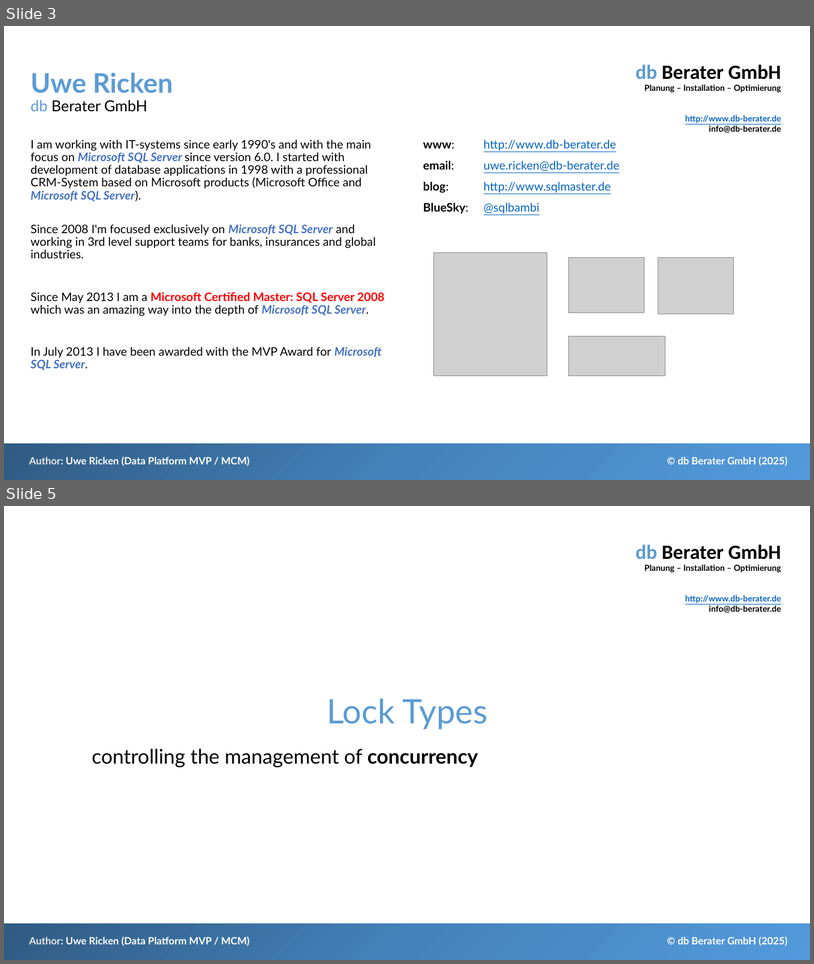
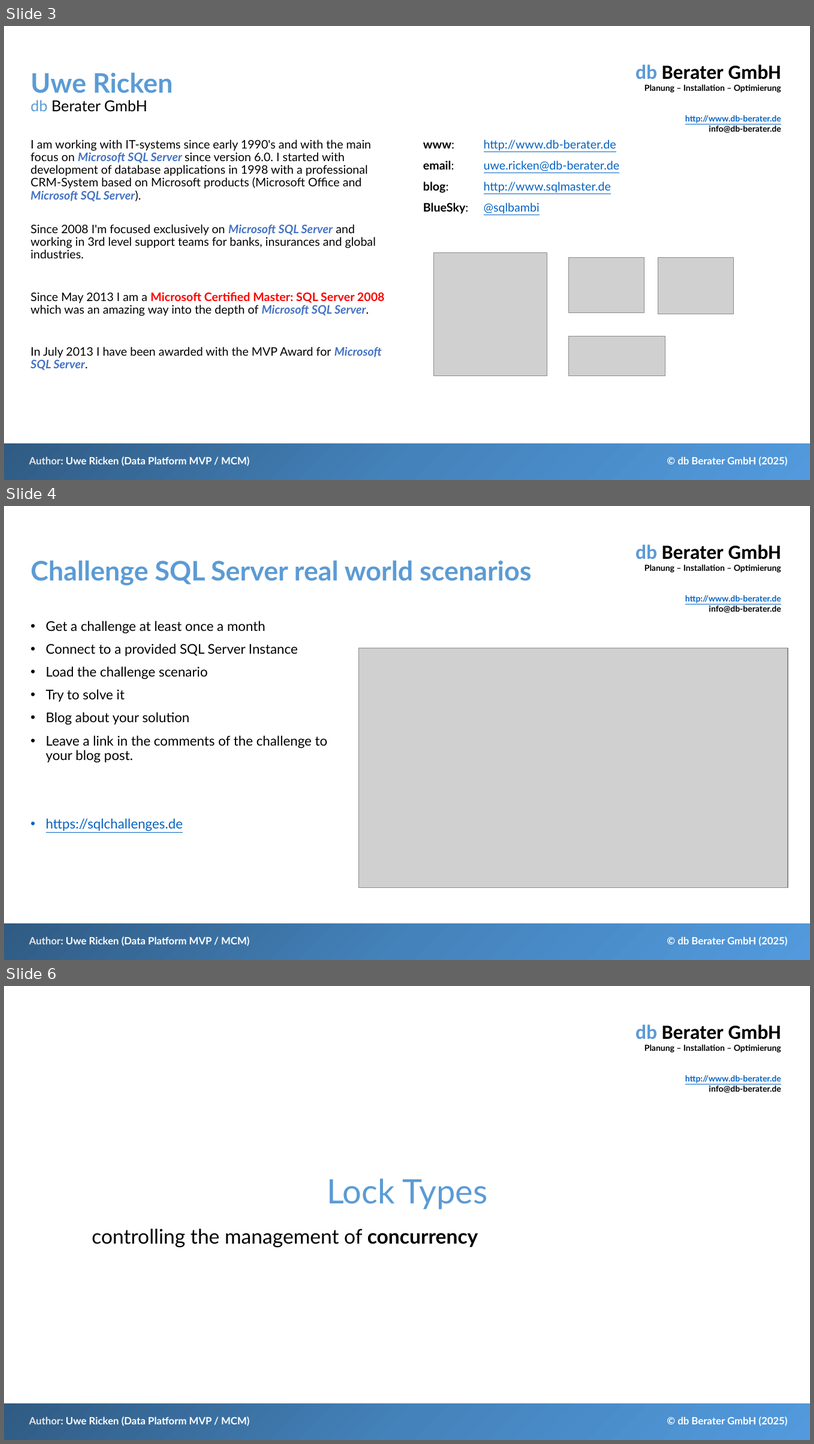
Before and after one commit to db-berater/solving-deadlock-scenarios, a slide deck: 01 - Documents and Preparation/Solving Deadlock Scenarios - EN.pptx. Shown one above the other, each under a label of ours: slides 3 and 5 before the commit, slides 3, 4 and 6 after it; the slides between them are not shown. The pictures are 814x964 and 814x1444 pixels, drawn with LibreOffice and Linux fonts; fonts in the diff are those of the drawing; grey boxes stand for pictures. Boxes give left, top, right and bottom in pixels: in the first picture for what was removed or moved away, otherwise in the second. Text is boxed around its words. In the diff, an @@ line names an element or a change of style, - is before the commit and + after.

```diff
--- a/01 - Documents and Preparation/Solving Deadlock Scenarios - EN.pptx
+++ b/01 - Documents and Preparation/Solving Deadlock Scenarios - EN.pptx
@@ slide 4 added at <box>4,506,810,960</box>, background #FFFFFF; not listed: 4 template elements that a slide beside it also shows @@
@@ title added at <box>30,560,531,585</box>, 32 pt, text #5B9BD5, bold @@
+Challenge SQL Server real world scenarios
@@ text added at <box>46,621,328,831</box>, 16 pt, text #000000 @@
+• Get a challenge at least once a month
+• Connect to a provided SQL Server Instance
+• Load the challenge scenario
+• Try to solve it
+• Blog about your solution
+• Leave a link in the comments of the challenge to your blog post.
+• https://sqlchallenges.de
@@ picture added at <box>359,648,789,888</box> @@
@@ what was slide 5 is now slide 6 @@
```
Also in this commit, not shown: 7 slides changed, 3 other slides added, 13 other files.
